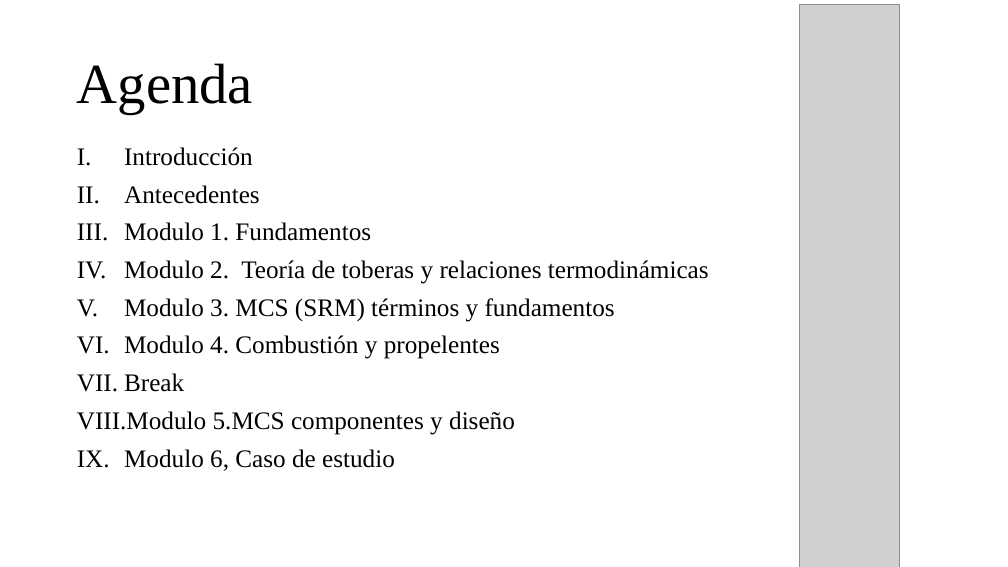
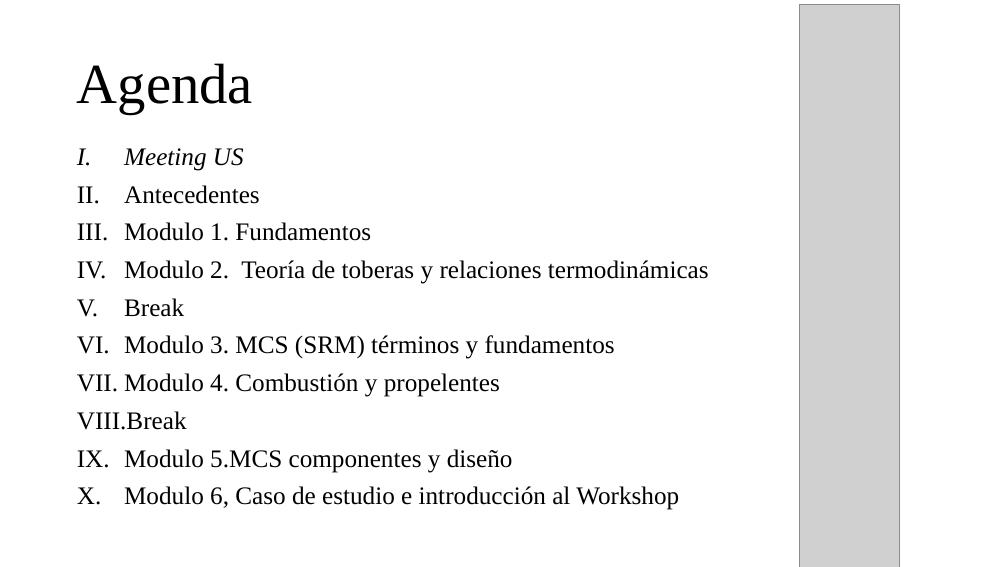
Before and after one commit to Archimedean2345/The-thermal-repository, a slide deck: slide 2 of Programa Flammam - R&D Propulsion Seminary.pptx. Drawn at 1008x567 pixels with LibreOffice and Linux fonts; fonts in the diff are those of the drawing; grey boxes stand for pictures. Boxes give left, top, right and bottom in pixels: in the first picture for what was removed or moved away, otherwise in the second. Text is boxed around its words. In the diff, an @@ line names an element or a change of style, - is before the commit and + after.

```diff
--- a/Programa Flammam - R&D Propulsion Seminary.pptx
+++ b/Programa Flammam - R&D Propulsion Seminary.pptx
@@ text at [124,148,244,171]: text changed; italic on @@
-I. Introducción
+I. Meeting US
@@ text at [124,298,184,317]: paragraph added @@
+V. Break
@@ text at [124,486,679,510]: text changed @@
-IX. Modulo 6, Caso de estudio
+X. Modulo 6, Caso de estudio e introducción al Workshop
```
Also in this commit, not shown: 1 other slide changed.
